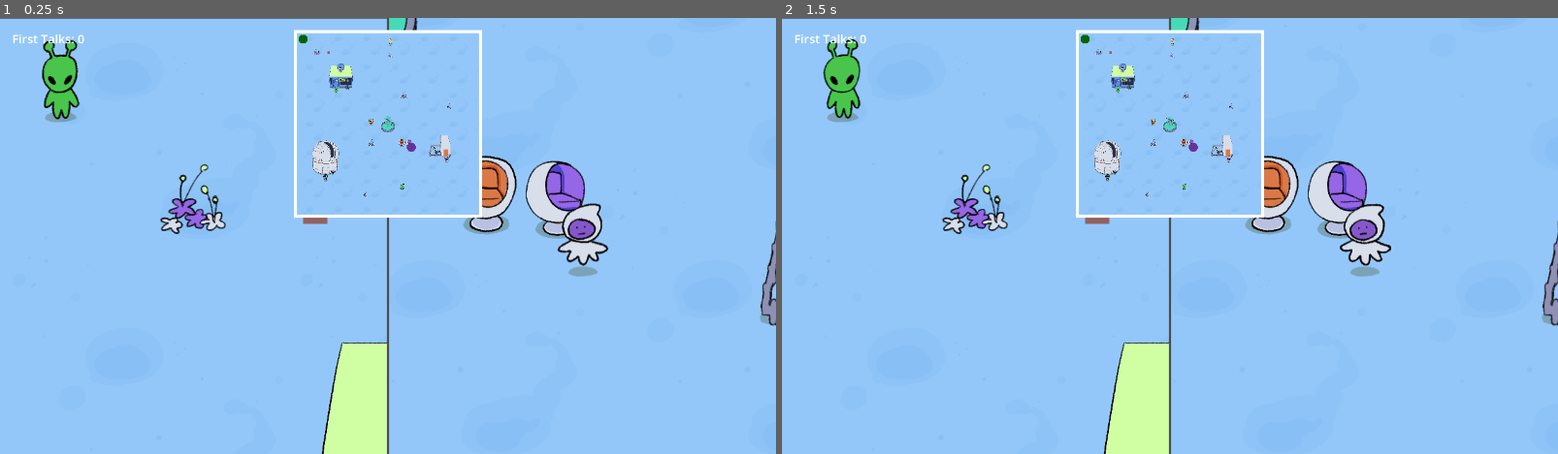
Above: before the commit, frames 1-2 (left to right).
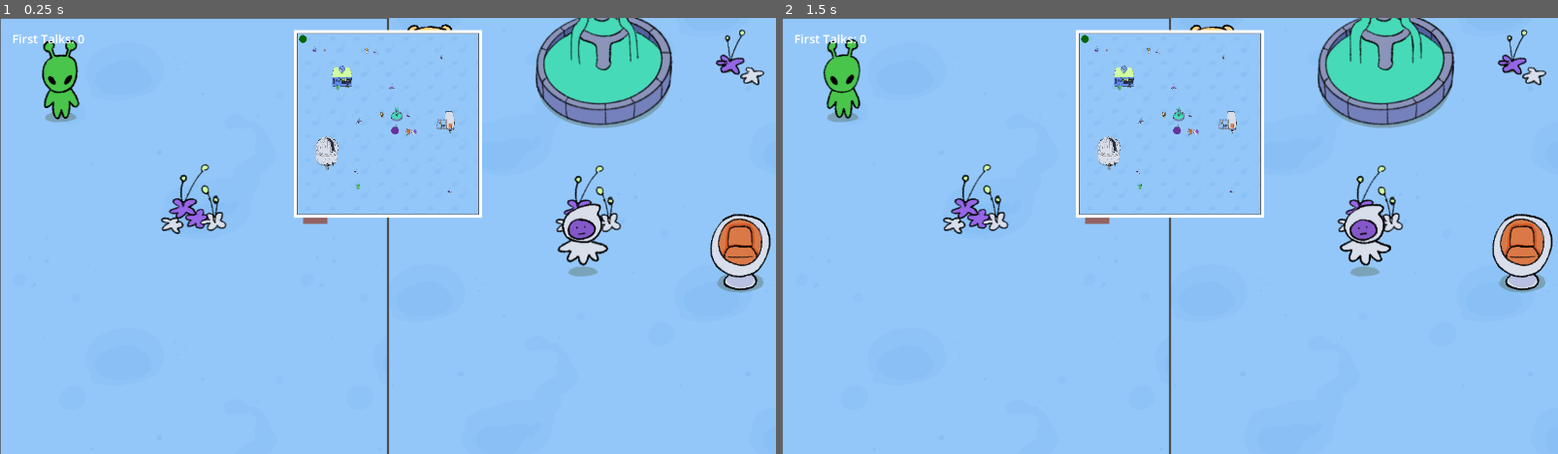
Above: after the commit, the same moments.

Repository: liannie3/wwhataburger
Game: Godot game, scene res://main_game/SpitScreen.tscn
Two runs of this game, one before a commit and one after it. Both use one fixed random seed, a clock stepped at 60 frames per second and the inputs below. This scene is started directly instead of the project's main scene.
Inputs:
- Up to frame 1 (0.25 s): no input
- Up to frame 2 (1.5 s): no input

The runs differ from the first frame. In frame 1, 11% of the frame differs, in the area x 0-100%, y 0-100%; in frame 2, 11%.

Commit message:
Increase size to 3500

Diff:
--- a/main_game/Arena.tscn
+++ b/main_game/Arena.tscn
@@ -24,8 +24,8 @@
 [node name="Arena" type="Node2D" unique_id=585269906]
 
 [node name="Background" type="TextureRect" parent="." unique_id=702984478]
-offset_right = 3000.0
-offset_bottom = 3000.0
+offset_right = 3500.0
+offset_bottom = 3500.0
 texture = ExtResource("1_a5sg1")
 expand_mode = 1
 stretch_mode = 1
@@ -41,7 +41,7 @@
 position = Vector2(576, 658)
 
 [node name="CollisionShape2D" type="CollisionShape2D" parent="WallBottom" unique_id=756281435]
-position = Vector2(926.5, 2352)
+position = Vector2(952, 2862)
 shape = SubResource("RectangleShape2D_bottom")
 
 [node name="WallLeft" type="StaticBody2D" parent="." unique_id=867392546]
@@ -55,23 +55,23 @@
 position = Vector2(1162, 324)
 
 [node name="CollisionShape2D" type="CollisionShape2D" parent="WallRight" unique_id=290625879]
-position = Vector2(1848, 1183.5)
+position = Vector2(2351, 1177)
 shape = SubResource("RectangleShape2D_right")
 
 [node name="Building" parent="." unique_id=204772846 instance=ExtResource("2_rnooc")]
-position = Vector2(1500, 1507)
+position = Vector2(1920, 1566)
 
 [node name="Cafe" parent="." unique_id=810779703 instance=ExtResource("3_oinp3")]
-position = Vector2(2357, 1868)
+position = Vector2(2863, 1687)
 
 [node name="Cafe2" parent="." unique_id=1561350781 instance=ExtResource("4_jqqy1")]
-position = Vector2(723, 710)
+position = Vector2(856, 830)
 
 [node name="Chairs" parent="." unique_id=400679283 instance=ExtResource("5_jqqy1")]
-position = Vector2(1785, 1819)
+position = Vector2(2203, 1908)
 
 [node name="FlowerA" parent="." unique_id=237767976 instance=ExtResource("6_mc12f")]
-position = Vector2(1221, 1806)
+position = Vector2(1185, 1693)
 
 [node name="FlowerA2" parent="." unique_id=1799896254 instance=ExtResource("7_q0pqe")]
 position = Vector2(1134, 2666)
@@ -80,13 +80,22 @@
 position = Vector2(318, 298)
 
 [node name="FlowerA6" parent="." unique_id=106442931 instance=ExtResource("7_q0pqe")]
-position = Vector2(1541, 364)
+position = Vector2(1512, 346)
 
 [node name="FlowerA8" parent="." unique_id=338118497 instance=ExtResource("7_q0pqe")]
-position = Vector2(2511, 1199)
+position = Vector2(2145, 1581)
 
 [node name="FlowerA9" parent="." unique_id=1486506321 instance=ExtResource("6_mc12f")]
-position = Vector2(1762, 1020)
+position = Vector2(1826, 1018)
 
 [node name="Chairs2" parent="." unique_id=1171828000 instance=ExtResource("8_q0pqe")]
-position = Vector2(472, 2056)
+position = Vector2(569, 2280)
+
+[node name="FlowerA3" parent="." unique_id=300104147 instance=ExtResource("7_q0pqe")]
+position = Vector2(2946, 3049)
+
+[node name="FlowerA4" parent="." unique_id=217573340 instance=ExtResource("6_mc12f")]
+position = Vector2(1894, 1818)
+
+[node name="FlowerA7" parent="." unique_id=2056467986 instance=ExtResource("7_q0pqe")]
+position = Vector2(2797, 457)
--- a/main_game/MainGame.tscn
+++ b/main_game/MainGame.tscn
@@ -106,7 +106,7 @@
 script = ExtResource("1_0lykq")
 
 [node name="Arena" parent="." unique_id=678867647 instance=ExtResource("2_arena")]
-position = Vector2(0, 1)
+position = Vector2(1, 1)
 
 [node name="Player" parent="." unique_id=520688584 instance=ExtResource("3_p3wb7")]
 position = Vector2(100, 100)
@@ -116,28 +116,28 @@
 player_id = 2
 
 [node name="Adam" parent="." unique_id=364730679 instance=ExtResource("4_03gfc")]
-position = Vector2(470, 2377)
+position = Vector2(572, 2572)
 custom_sprite_frames = SubResource("SpriteFrames_2pwrp")
 
 [node name="TestEmotion" parent="." unique_id=1897053641 instance=ExtResource("5_w0aw3")]
 position = Vector2(500, 300)
 
 [node name="Bless" parent="." unique_id=2116983378 instance=ExtResource("4_03gfc")]
-position = Vector2(1733, 2521)
+position = Vector2(1167, 2954)
 custom_sprite_frames = SubResource("SpriteFrames_xrqgx")
 
 [node name="Cluzz" parent="." unique_id=1945537862 instance=ExtResource("4_03gfc")]
-position = Vector2(1222, 1451)
+position = Vector2(1634, 1558)
 custom_sprite_frames = SubResource("SpriteFrames_b3kdp")
 
 [node name="Justin" parent="." unique_id=583000246 instance=ExtResource("4_03gfc")]
-position = Vector2(2469, 2070)
+position = Vector2(2959, 1861)
 custom_sprite_frames = SubResource("SpriteFrames_wyxkk")
 
 [node name="Kat" parent="." unique_id=348187083 instance=ExtResource("4_03gfc")]
-position = Vector2(645, 918)
+position = Vector2(773, 1025)
 custom_sprite_frames = SubResource("SpriteFrames_dfupt")
 
 [node name="Nico" parent="." unique_id=2089880231 instance=ExtResource("4_03gfc")]
-position = Vector2(1544, 137)
+position = Vector2(1340, 311)
 custom_sprite_frames = SubResource("SpriteFrames_d6ead")
--- a/main_game/Player.tscn
+++ b/main_game/Player.tscn
@@ -79,8 +79,8 @@
 [node name="Camera2D" type="Camera2D" parent="." unique_id=196753851]
 limit_left = 0
 limit_top = 0
-limit_right = 3000
-limit_bottom = 3000
+limit_right = 3500
+limit_bottom = 3500
 
 [node name="MinimapDot" type="MeshInstance2D" parent="." unique_id=107359048]
 visibility_layer = 2
--- a/main_game/SpitScreen.tscn
+++ b/main_game/SpitScreen.tscn
@@ -75,5 +75,5 @@
 render_target_update_mode = 4
 
 [node name="Camera2D" type="Camera2D" parent="CanvasLayer/PanelContainer/SubViewportContainer/SubViewport" unique_id=1560877012]
-position = Vector2(1500, 1500)
-zoom = Vector2(0.1, 0.1)
+position = Vector2(1750, 1750)
+zoom = Vector2(0.085, 0.085)
